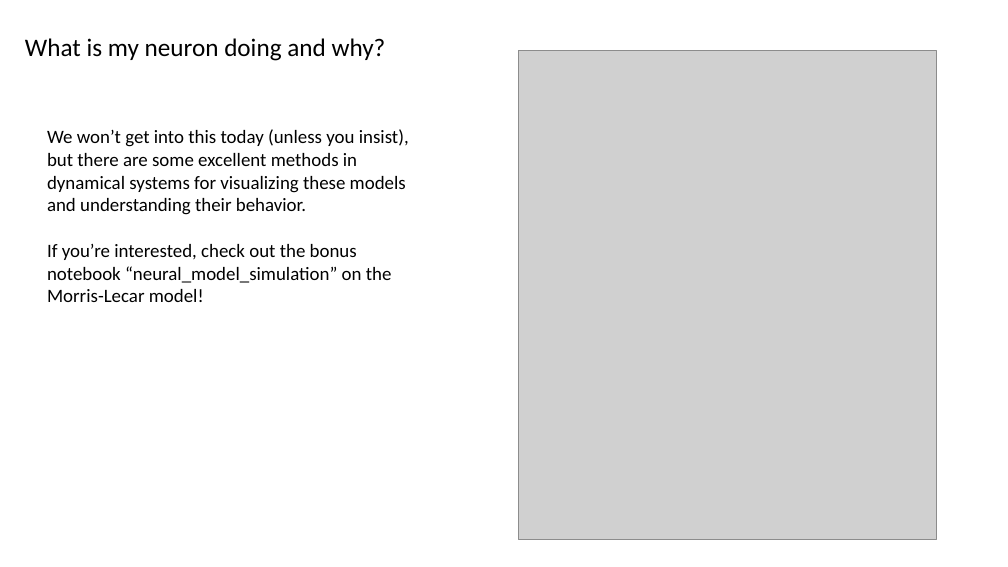
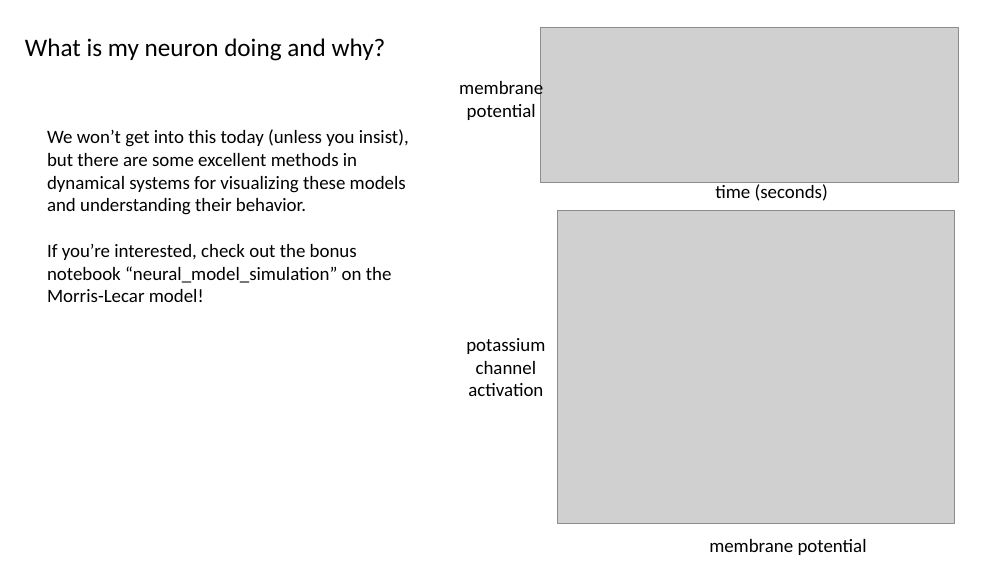
Before and after one commit to SaberaTalukder/Chen_Institute_DataSAI_for_Neuroscience, a slide deck: slide 14 of 07_06_22_day2_dynamical_time_series/slides/day2_introduction.pptx. Drawn at 1008x567 pixels with LibreOffice and Linux fonts; fonts in the diff are those of the drawing; grey boxes stand for pictures. Boxes give left, top, right and bottom in pixels: in the first picture for what was removed or moved away, otherwise in the second. Text is boxed around its words. In the diff, an @@ line names an element or a change of style, - is before the commit and + after.

Commit message:
slide tweaks

```diff
--- a/07_06_22_day2_dynamical_time_series/slides/day2_introduction.pptx
+++ b/07_06_22_day2_dynamical_time_series/slides/day2_introduction.pptx
@@ picture: place and size @@
-picture at box(519, 51, 937, 540)
+picture at box(540, 27, 958, 182)
@@ text added at box(459, 78, 543, 120), 18 pt, text #000000 @@
+membrane potential
@@ text added at box(715, 184, 828, 201), 18 pt, text #000000 @@
+time (seconds)
@@ picture added at box(558, 211, 955, 523) @@
@@ text added at box(466, 338, 545, 396), 18 pt, text #000000 @@
+potassium channel activation
@@ text added at box(709, 539, 867, 555), 18 pt, text #000000 @@
+membrane potential
```
Also in this commit, not shown: 1 slide added, 2 other files.
